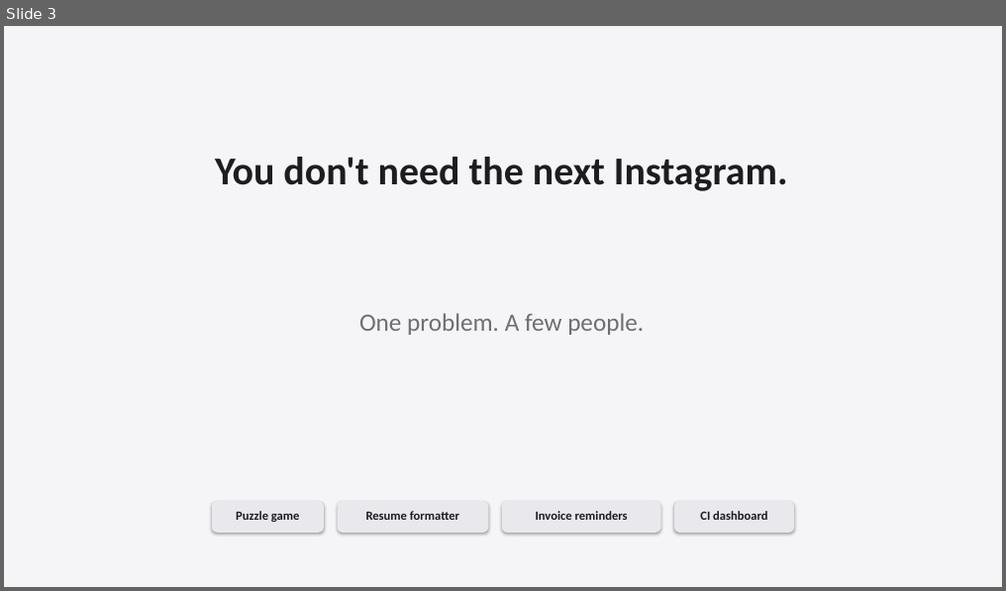
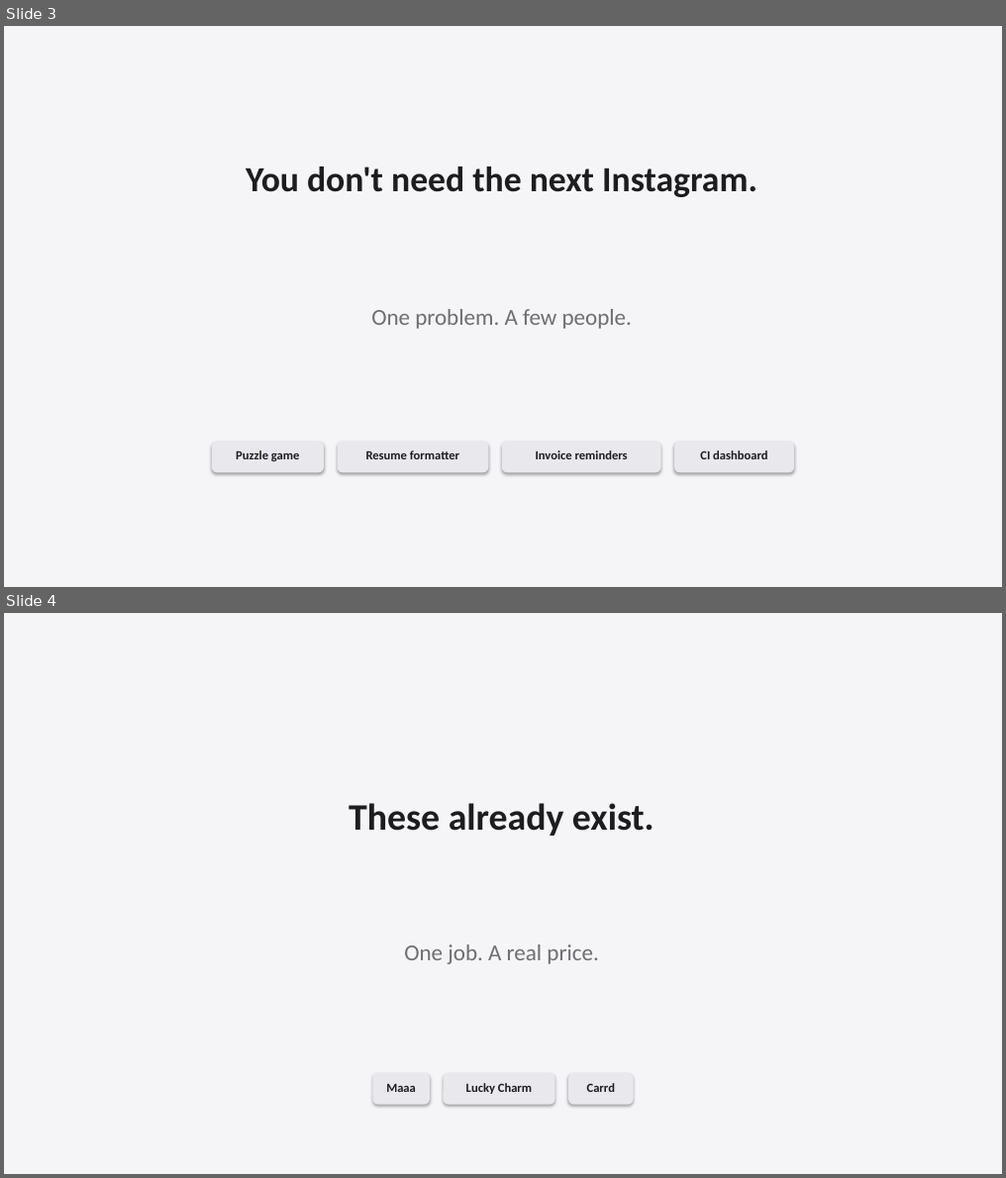
Before and after one commit to shangeethsivan/shangeethsivan.github.io, a slide deck: talks/shipaton-kug-chennai-2026/shipaton-kug-chennai-2026.pptx. Shown one above the other, each under a label of ours: slide 3 before the commit, slides 3 and 4 after it. The pictures are 1006x591 and 1006x1178 pixels, drawn with LibreOffice and Linux fonts; fonts in the diff are those of the drawing. Boxes give left, top, right and bottom in pixels: in the first picture for what was removed or moved away, otherwise in the second. Text is boxed around its words. In the diff, an @@ line names an element or a change of style, - is before the commit and + after.

```diff
--- a/talks/shipaton-kug-chennai-2026/shipaton-kug-chennai-2026.pptx
+++ b/talks/shipaton-kug-chennai-2026/shipaton-kug-chennai-2026.pptx
@@ slide 4 added at (4,613,1002,1174), background #FFFFFF @@
@@ rectangle added at (4,613,1002,1174), fill #F5F5F7 @@
@@ text added at (349,803,654,836), 36 pt, text #1D1D1F, bold @@
+These already exist.
@@ text added at (404,945,598,964), 22 pt, text #6E6E73 @@
+One job. A real price.
@@ rounded rectangle added at (373,1073,430,1105), fill #E8E8ED @@
@@ text added at (386,1084,416,1092), 12 pt, text #1D1D1F, bold @@
+Maaa
@@ rounded rectangle added at (444,1073,555,1105), fill #E8E8ED @@
@@ text added at (466,1083,532,1094), 12 pt, text #1D1D1F, bold @@
+Lucky Charm
@@ rounded rectangle added at (568,1073,633,1105), fill #E8E8ED @@
@@ text added at (587,1083,615,1092), 12 pt, text #1D1D1F, bold @@
+Carrd
@@ slide 3 changed as well @@
@@ text "You don't need the next ...": place and size @@
-text "You don't need the next ..." at (215,157,788,191)
+text "You don't need the next ..." at (246,167,757,197)
@@ text "You don't need the next ..." at (246,167,757,197): size 38 to 34 pt @@
@@ text "One problem. A few people.": place and size @@
-text "One problem. A few people." at (359,313,644,335)
+text "One problem. A few people." at (371,309,632,329)
@@ text "One problem. A few people." at (371,309,632,329): size 24 to 22 pt @@
@@ 4 texts, 4 rounded rectangles: place and size @@
-4 texts, 4 rounded rectangles at (212,501,795,533)
+4 texts, 4 rounded rectangles at (212,442,795,472)
```
Also in this commit, not shown: 8 other slides changed, 7 other slides added, 4 other files.
